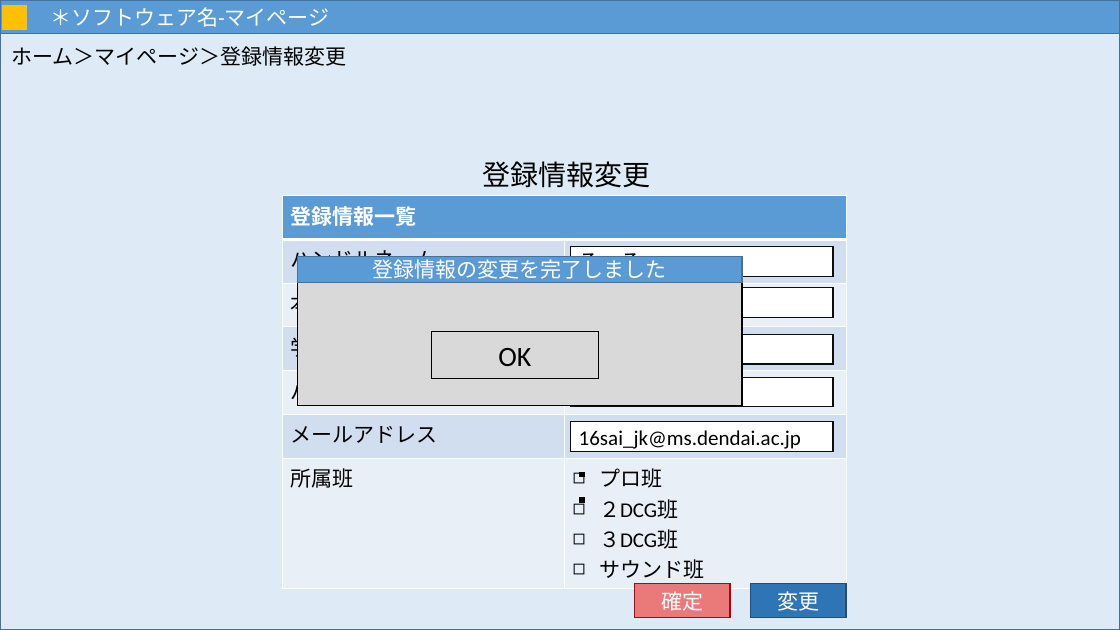
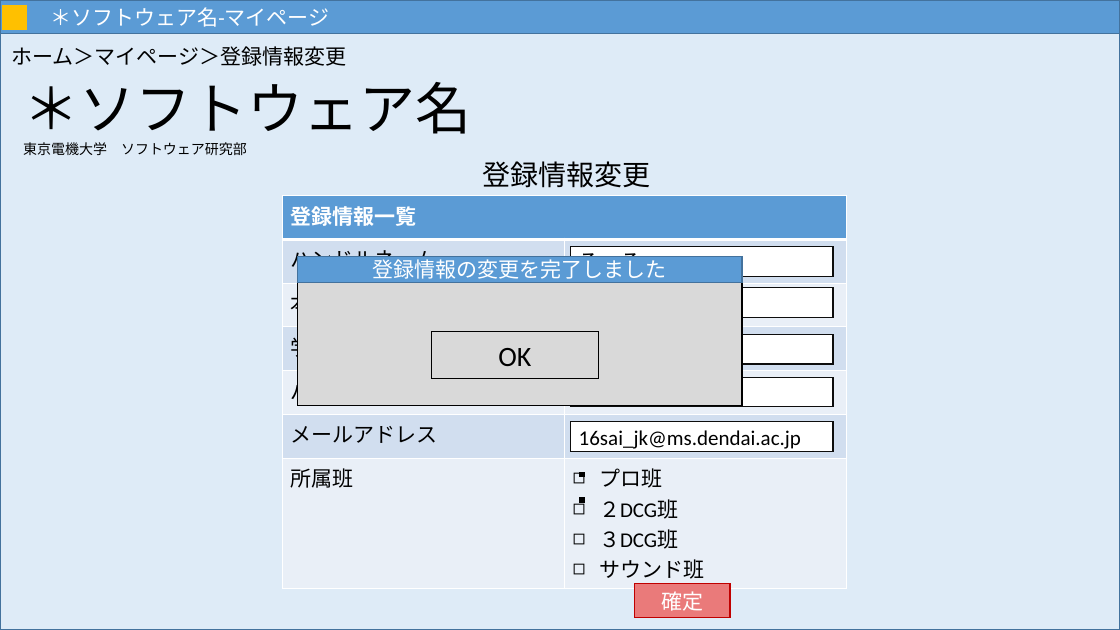
Before and after one commit to MNB-oda/MNB, a slide deck: slide 14 of 提出課題/外部設計書/画面設計.pptx. Drawn at 1120x630 pixels with LibreOffice and Linux fonts; fonts in the diff are those of the drawing. Boxes give left, top, right and bottom in pixels: in the first picture for what was removed or moved away, otherwise in the second. Text is boxed around its words. In the diff, an @@ line names an element or a change of style, - is before the commit and + after.

```diff
--- a/提出課題/外部設計書/画面設計.pptx
+++ b/提出課題/外部設計書/画面設計.pptx
@@ text added at box(23, 82, 471, 155), 12 pt, text #000000 @@
+＊ソフトウェア名
+東京電機大学 ソフトウェア研究部
@@ rectangle removed at box(751, 584, 847, 618) @@
-変更
```
Also in this commit, not shown: 5 other slides changed, 1 other file.
